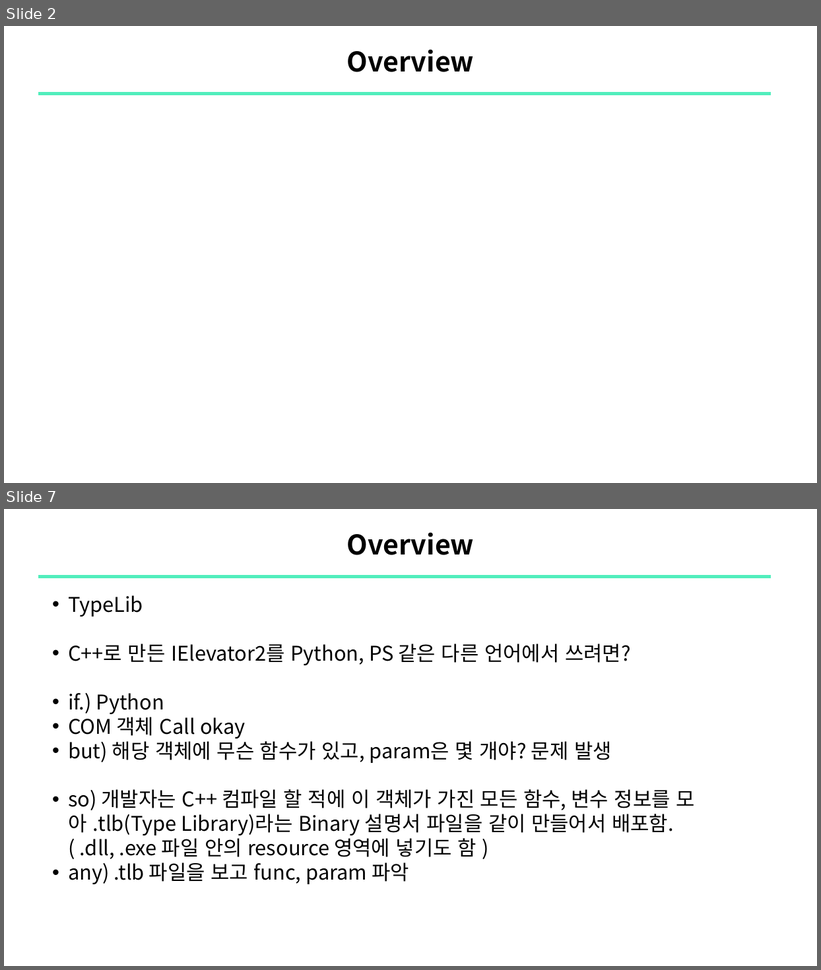
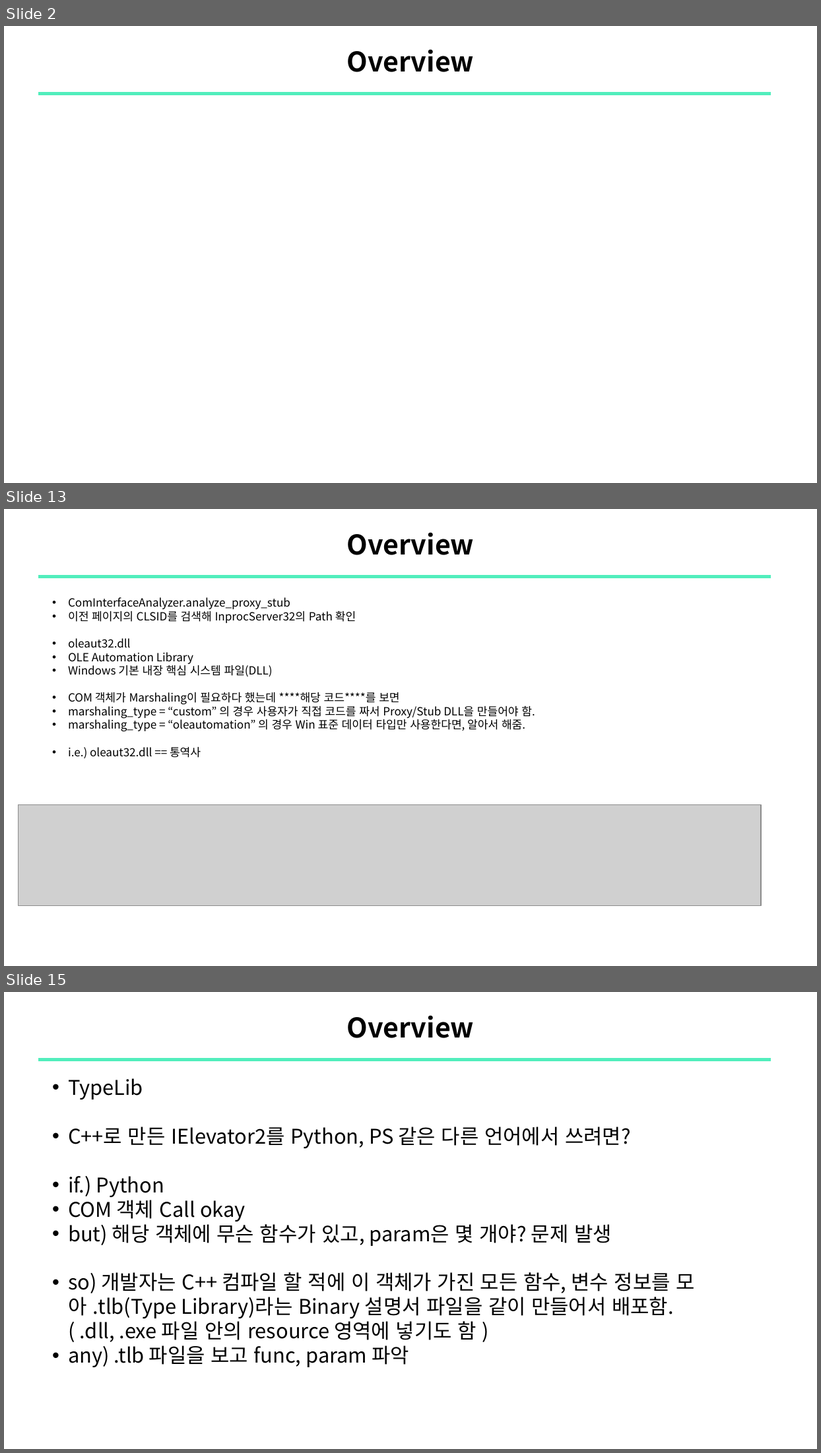
Before and after one commit to sewonpark-sec/SSL-Seminar, a slide deck: 16_COMrade_ABE_Analysis.pptx. Shown one above the other, each under a label of ours: slides 2 and 7 before the commit, slides 2, 13 and 15 after it; the slides between them are not shown. The pictures are 821x970 and 821x1453 pixels, drawn with LibreOffice and Linux fonts; fonts in the diff are those of the drawing; grey boxes stand for pictures. Boxes give left, top, right and bottom in pixels: in the first picture for what was removed or moved away, otherwise in the second. Text is boxed around its words. In the diff, an @@ line names an element or a change of style, - is before the commit and + after.

```diff
--- a/16_COMrade_ABE_Analysis.pptx
+++ b/16_COMrade_ABE_Analysis.pptx
@@ slide 13 added at (4, 509, 817, 966), background #FFFFFF @@
@@ title added at (347, 532, 475, 555), 24 pt, text #000000, bold @@
+Overview
@@ line added from (38, 576) to (772, 576), #51EEBC 3 pt @@
@@ text added at (68, 597, 535, 758), 10 pt, text #000000 @@
+    • ComInterfaceAnalyzer.analyze_proxy_stub
+    • 이전 페이지의 CLSID를 검색해 InprocServer32의 Path 확인
+    • oleaut32.dll
+    • OLE Automation Library
+    • Windows 기본 내장 핵심 시스템 파일(DLL)
+    • COM 객체가 Marshaling이 필요하다 했는데 ****해당 코드****를 보면
+    • marshaling_type = “custom” 의 경우 사용자가 직접 코드를 짜서 Proxy/Stub DLL을 만들어야 함.
+    • marshaling_type = “oleautomation” 의 경우 Win 표준 데이터 타입만 사용한다면, 알아서 해줌.
+    • i.e.) oleaut32.dll == 통역사
@@ picture added at (18, 805, 761, 906) @@
@@ what was slide 7 is now slide 15 @@
```
Also in this commit, not shown: 4 slides changed, 15 other slides added.
